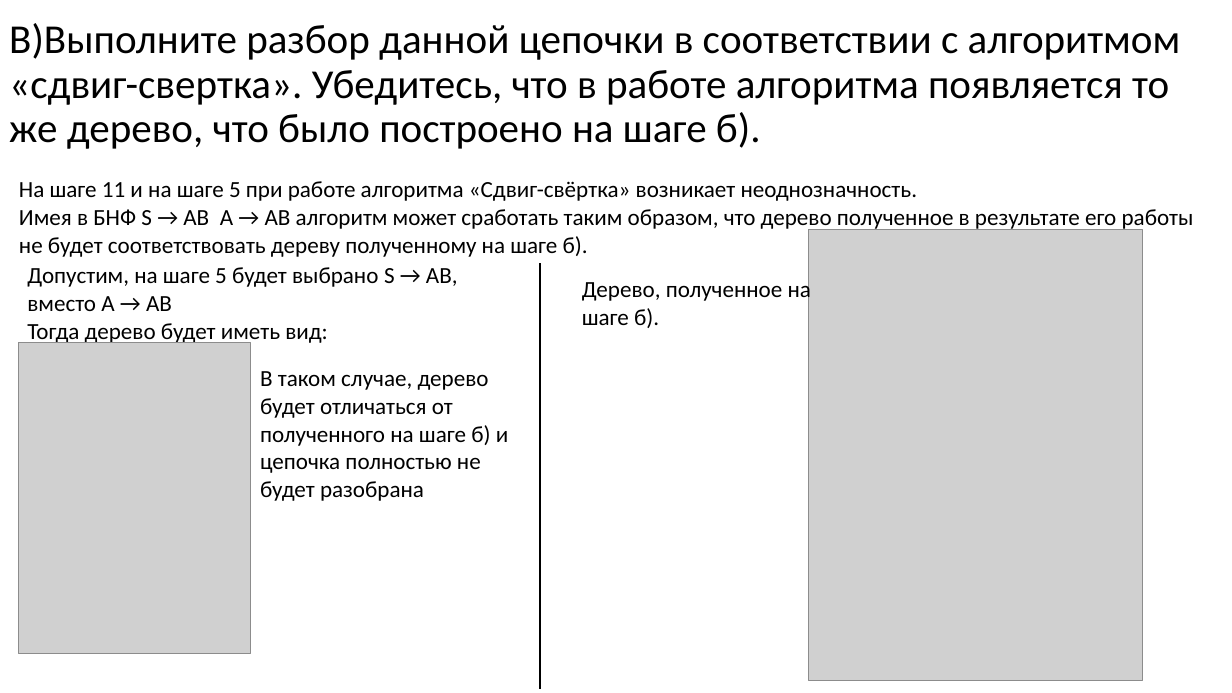
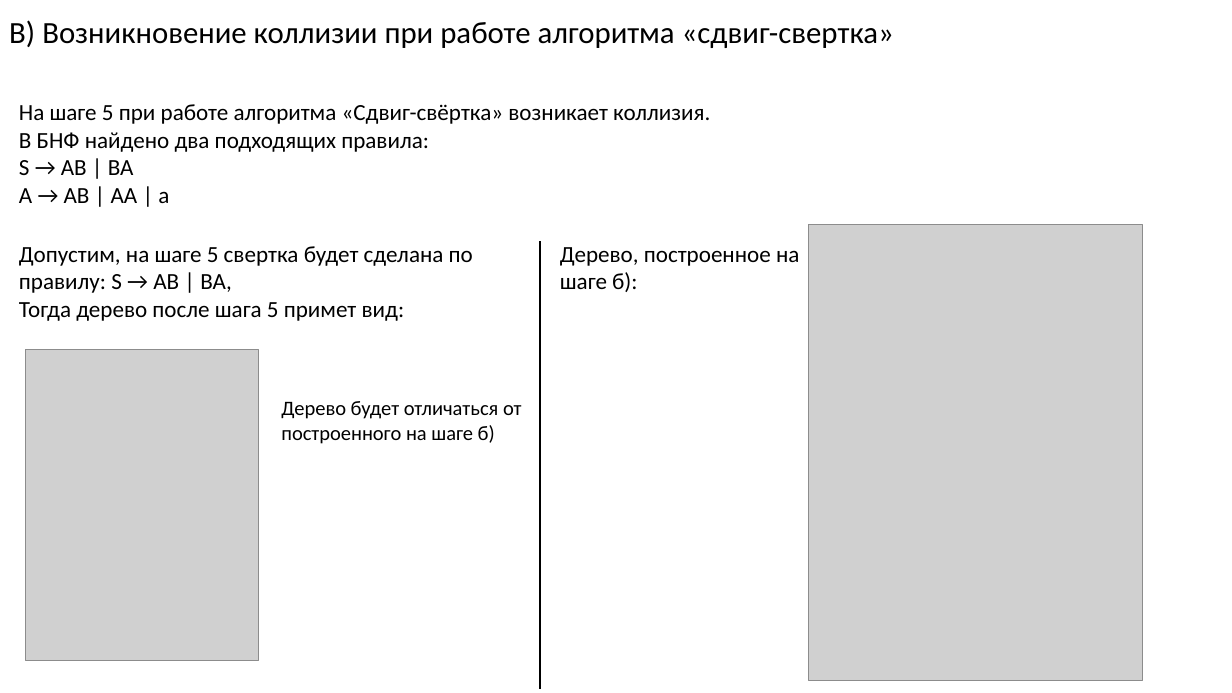
Before and after one commit to goddamnteam/korzun, a slide deck: slide 19 of task7.pptx. Drawn at 1232x693 pixels with LibreOffice and Linux fonts; fonts in the diff are those of the drawing; grey boxes stand for pictures. Boxes give left, top, right and bottom in pixels: in the first picture for what was removed or moved away, otherwise in the second. Text is boxed around its words. In the diff, an @@ line names an element or a change of style, - is before the commit and + after.

```diff
--- a/task7.pptx
+++ b/task7.pptx
@@ title removed at <box>9,23,1181,149</box> @@
-В)Выполните разбор данной цепочки в соответствии с алгоритмом «сдвиг-свертка». Убедитесь, что в работе алгоритма появляется то же дерево, что было построено на шаге б).
@@ text added at <box>9,20,894,48</box>, 24 pt, text #000000 @@
+В) Возникновение коллизии при работе алгоритма «сдвиг-свертка»
@@ text at <box>19,104,710,203</box>: text changed @@
-На шаге 11 и на шаге 5 при работе алгоритма «Сдвиг-свёртка» возникает неоднозначность.
-Имея в БНФ S → AB A → AB алгоритм может сработать таким образом, что дерево полученное в результате его работы не будет соответствовать дереву полученному на шаге б).
+На шаге 5 при работе алгоритма «Сдвиг-свёртка» возникает коллизия.
+В БНФ найдено два подходящих правила:
+S → AB | BA
+A → AB | AA | a
@@ picture: place and size @@
-picture at <box>809,229,1142,680</box>
+picture at <box>809,225,1142,680</box>
@@ text at <box>19,246,473,321</box>: text changed @@
-Допустим, на шаге 5 будет выбрано S → AB,
-вместо A → AB
-Тогда дерево будет иметь вид:
+Допустим, на шаге 5 свертка будет сделана по правилу: S → AB | BA,
+Тогда дерево после шага 5 примет вид:
@@ line moved from (540, 263) - (540, 689) to (540, 241) - (540, 689) @@
@@ text at <box>560,247,799,292</box>: text changed @@
-Дерево, полученное на шаге б).
+Дерево, построенное на шаге б):
@@ picture: place and size @@
-picture at <box>18,343,251,653</box>
+picture at <box>26,349,259,660</box>
@@ text at <box>281,401,522,444</box>: text changed; size 18 to 16 pt @@
-В таком случае, дерево будет отличаться от полученного на шаге б) и цепочка полностью не будет разобрана
+Дерево будет отличаться от построенного на шаге б)
```
Also in this commit, not shown: 19 other slides changed.
